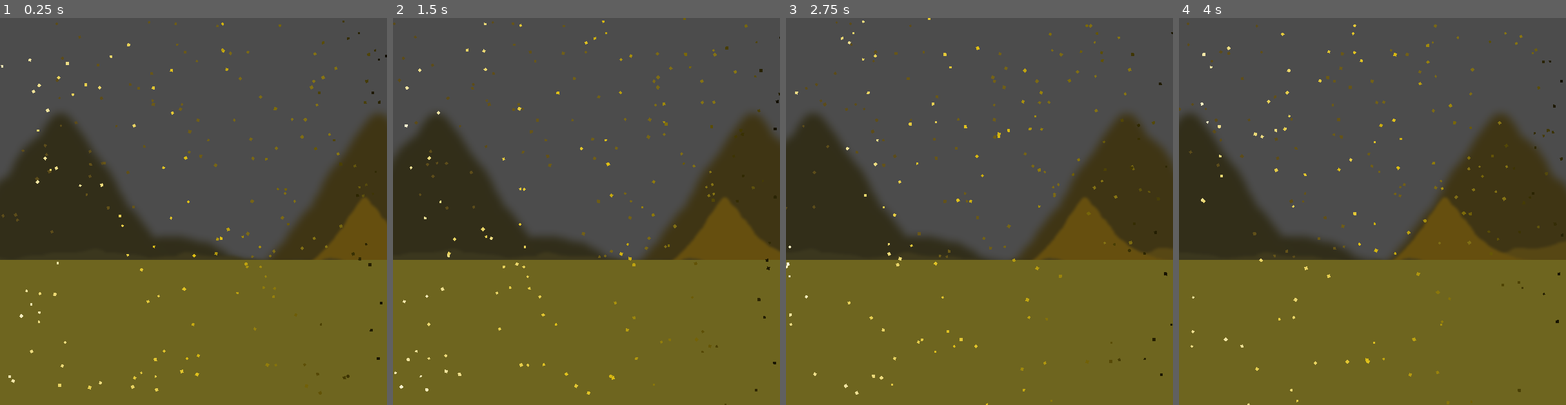
Above: before the commit, frames 1-4 (left to right).
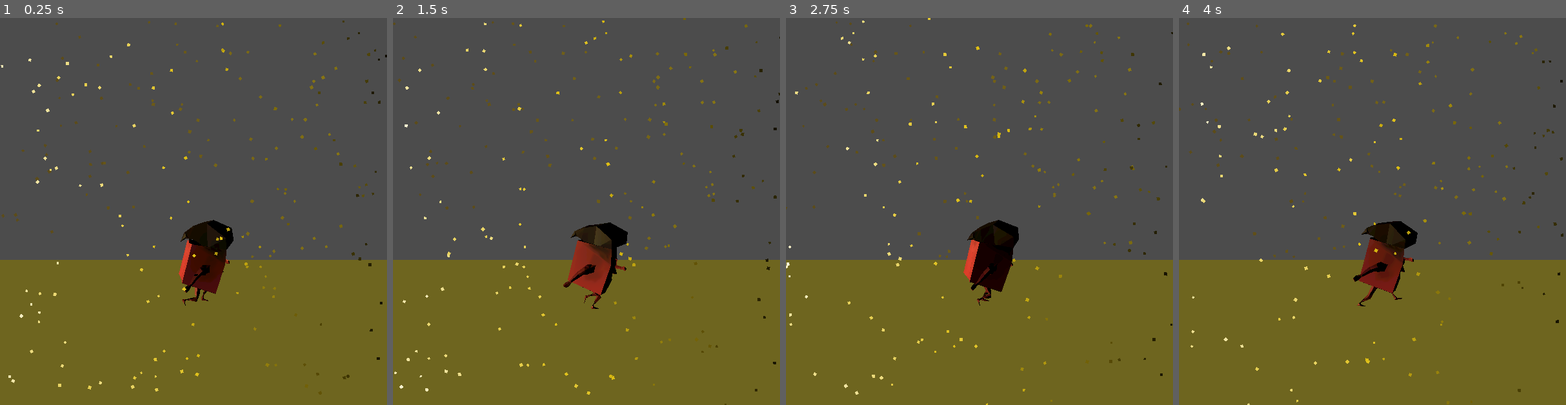
Above: after the commit, the same moments.

Repository: DevinPentecost/godot-art
Game: Godot game, scene res://dust/Dust.tscn
The game is run twice, just before and just after one commit, with the same random seed, the same clock (stepped at 60 frames per second) and the same inputs. The project has no main scene, so this scene is started directly.
Inputs:
- Up to frame 1 (0.25 s): no input
- Up to frame 2 (1.5 s): no input
- Up to frame 3 (2.75 s): no input
- Up to frame 4 (4 s): no input

The runs differ from the first frame. In frame 1, 19% of the frame differs, in the area x 0-100%, y 24-75%; in frame 2, 20%; in frame 3, 20%; in frame 4, 20%.
Error after the commit: Parse Error: Can't preload resource at path: res://lib/softnoise/softnoise.gd (res://dust/LowResulizor.gd:5)

Commit message:
Dust v0.5 or whatever

Diff:
--- a/dust/DuneMaker.gd
+++ b/dust/DuneMaker.gd
@@ -1,4 +1,4 @@
-extends Node2D
+extends "res://dust/LowResulizor.gd"
 
 #What it looks like
 #export(Texture) var dune_textures
--- a/dust/DuneMaker.tscn
+++ b/dust/DuneMaker.tscn
@@ -1,13 +1,14 @@
-[gd_scene load_steps=3 format=2]
+[gd_scene load_steps=2 format=2]
 
-[ext_resource path="res://dust/blurry_material.tres" type="Material" id=1]
-[ext_resource path="res://dust/DuneMaker.gd" type="Script" id=2]
+[ext_resource path="res://dust/DuneMaker.gd" type="Script" id=1]
 
 [node name="DuneMaker" type="Node2D"]
 
-material = ExtResource( 1 )
-script = ExtResource( 2 )
+script = ExtResource( 1 )
 _sections_unfolded = [ "Material" ]
+start_scale = 1
+end_scale = 10
+speed = 0.5
 dune_color_start = null
 dune_color_end = null
 dune_scale_start = null
--- a/dust/Dust.tscn
+++ b/dust/Dust.tscn
@@ -1,22 +1,23 @@
-[gd_scene load_steps=13 format=2]
+[gd_scene load_steps=15 format=2]
 
 [ext_resource path="res://dust/DuneMaker.tscn" type="PackedScene" id=1]
 [ext_resource path="res://dust/white.png" type="Texture" id=2]
-[ext_resource path="res://dust/lowres.shader" type="Shader" id=3]
-[ext_resource path="res://dust/square/square.tscn" type="PackedScene" id=4]
-
-[sub_resource type="Gradient" id=6]
+[ext_resource path="res://lib/godot-practice-shaders/3d/lowres/lowres.shader" type="Shader" id=3]
+[ext_resource path="res://dust/LowResulizor.gd" type="Script" id=4]
+[ext_resource path="res://dust/square/square.tscn" type="PackedScene" id=5]
+
+[sub_resource type="Gradient" id=1]
 
 offsets = PoolRealArray( 0, 0.147929, 0.757396 )
 colors = PoolColorArray( 0, 0, 0, 1, 0.539063, 0.467337, 0.0800171, 1, 0.367188, 0.302284, 0.107574, 1 )
 
-[sub_resource type="GradientTexture" id=7]
+[sub_resource type="GradientTexture" id=2]
 
 flags = 4
-gradient = SubResource( 6 )
+gradient = SubResource( 1 )
 width = 2048
 
-[sub_resource type="ParticlesMaterial" id=8]
+[sub_resource type="ParticlesMaterial" id=3]
 
 render_priority = 0
 trail_divisor = 1
@@ -56,14 +57,32 @@
 anim_loop = false
 _sections_unfolded = [ "Angular Velocity", "Color", "Hue Variation", "Initial Velocity" ]
 
+[sub_resource type="GDScript" id=10]
+
+script/source = "extends \"res://dust/LowResulizor.gd\"
+
+# class member variables go here, for example:
+# var a = 2
+# var b = \"textvar\"
+
+func _ready():
+	# Called every time the node is added to the scene.
+	# Initialization here
+	pass
+
+#func _process(delta):
+#	# Called every frame. Delta is time since last frame.
+#	# Update game logic here.
+#	pass
+"
+
 [sub_resource type="ShaderMaterial" id=9]
 
 render_priority = 0
 shader = ExtResource( 3 )
-shader_param/resolution_scale = 1.0
-_sections_unfolded = [ "shader_param" ]
-
-[sub_resource type="Environment" id=10]
+shader_param/resolution_scale = 2
+
+[sub_resource type="Environment" id=5]
 
 background_mode = 0
 background_sky_custom_fov = 0.0
@@ -199,6 +218,9 @@
 
 position = Vector2( 800, 230 )
 _sections_unfolded = [ "Material", "Transform" ]
+start_scale = 1
+end_scale = 10
+speed = 0.5
 dune_color_start = Color( 0.1875, 0.176605, 0.105469, 1 )
 dune_color_end = Color( 0.316406, 0.244759, 0.0543823, 1 )
 dune_scale_start = 3.0
@@ -214,6 +236,9 @@
 
 position = Vector2( 800, 300 )
 _sections_unfolded = [ "Material", "Transform" ]
+start_scale = 1
+end_scale = 10
+speed = 0.5
 dune_color_start = Color( 0.230469, 0.215882, 0.120636, 1 )
 dune_color_end = Color( 0.449219, 0.338861, 0.0456238, 1 )
 dune_scale_start = 0.9
@@ -256,7 +281,11 @@
 position = Vector2( 300, 575 )
 scale = Vector2( 600, 400 )
 texture = ExtResource( 2 )
+script = SubResource( 10 )
 _sections_unfolded = [ "Transform", "Visibility" ]
+start_scale = 1
+end_scale = 10
+speed = 0.5
 
 [node name="WandererViewportContainer" type="ViewportContainer" parent="." index="4"]
 
@@ -275,7 +304,11 @@
 size_flags_vertical = 1
 stretch = false
 stretch_shrink = 1
-_sections_unfolded = [ "Material", "Pause" ]
+script = ExtResource( 4 )
+_sections_unfolded = [ "Material", "Pause", "Visibility" ]
+start_scale = 1
+end_scale = 10
+speed = 0.01
 
 [node name="Viewport" type="Viewport" parent="WandererViewportContainer" index="0"]
 
--- a/dust/LowResulizor.gd
+++ b/dust/LowResulizor.gd
@@ -1,15 +1,26 @@
 extends CanvasItem
+tool
 
-# class member variables go here, for example:
-# var a = 2
-# var b = "textvar"
+var shader = preload("res://lib/godot-practice-shaders/3d/lowres/lowres.shader")
+var softnoise = preload("res://lib/softnoise/softnoise.gd").SoftNoise.new()
+
+export(int) var start_scale = 1;
+export(int) var end_scale = 10;
+export(float) var speed = 0.5;
 
 func _ready():
 	# Called every time the node is added to the scene.
 	# Initialization here
-	pass
 
-#func _process(delta):
-#	# Called every frame. Delta is time since last frame.
-#	# Update game logic here.
-#	pass
+	#Make a new material
+	material = ShaderMaterial.new()
+	material.set_shader(shader)
+	material.set_shader_param("resolution_scale", 2)
+
+	set_process(true)
+
+func _process(delta):
+	#Just get a new value
+	var new_scale = softnoise.simple_noise1d(OS.get_ticks_msec()*speed)
+	new_scale *= lerp(start_scale, end_scale, new_scale);
+	material.set_shader_param("resolution_scale", new_scale)
--- a/dust/lowres.shader
+++ /dev/null
@@ -1,30 +0,0 @@
-shader_type canvas_item;
-
-
-//How much to upscale by
-uniform float resolution_scale : hint_range(1, 10);
-
-void fragment(){
-
-	//We want to scale the image down
-
-	//Step every Nth pixel, where N is the scale
-
-	//Convert the UV into texture coordinates
-	vec2 texture_size = vec2(textureSize(TEXTURE, 1));
-	vec2 uv_pixels = UV * texture_size;
-
-	//Divide the pixels by the scale and floor to get the whole-number step count
-	vec2 step_count = floor(uv_pixels / resolution_scale);
-
-	//Now we want to sample at the step count as opposed to the usual UV
-	vec2 new_uv_pixels = step_count * resolution_scale;
-	vec2 new_uv = new_uv_pixels / texture_size;
-
-	//Sample this new position
-	vec4 color = texture(TEXTURE, new_uv);
-
-	//Use the color
-	COLOR = color;
-
-}
Not shown: 7 places in dust/Dust.tscn that only renumber resources
Binary file added: dust/dust-4_7_2018.gif
